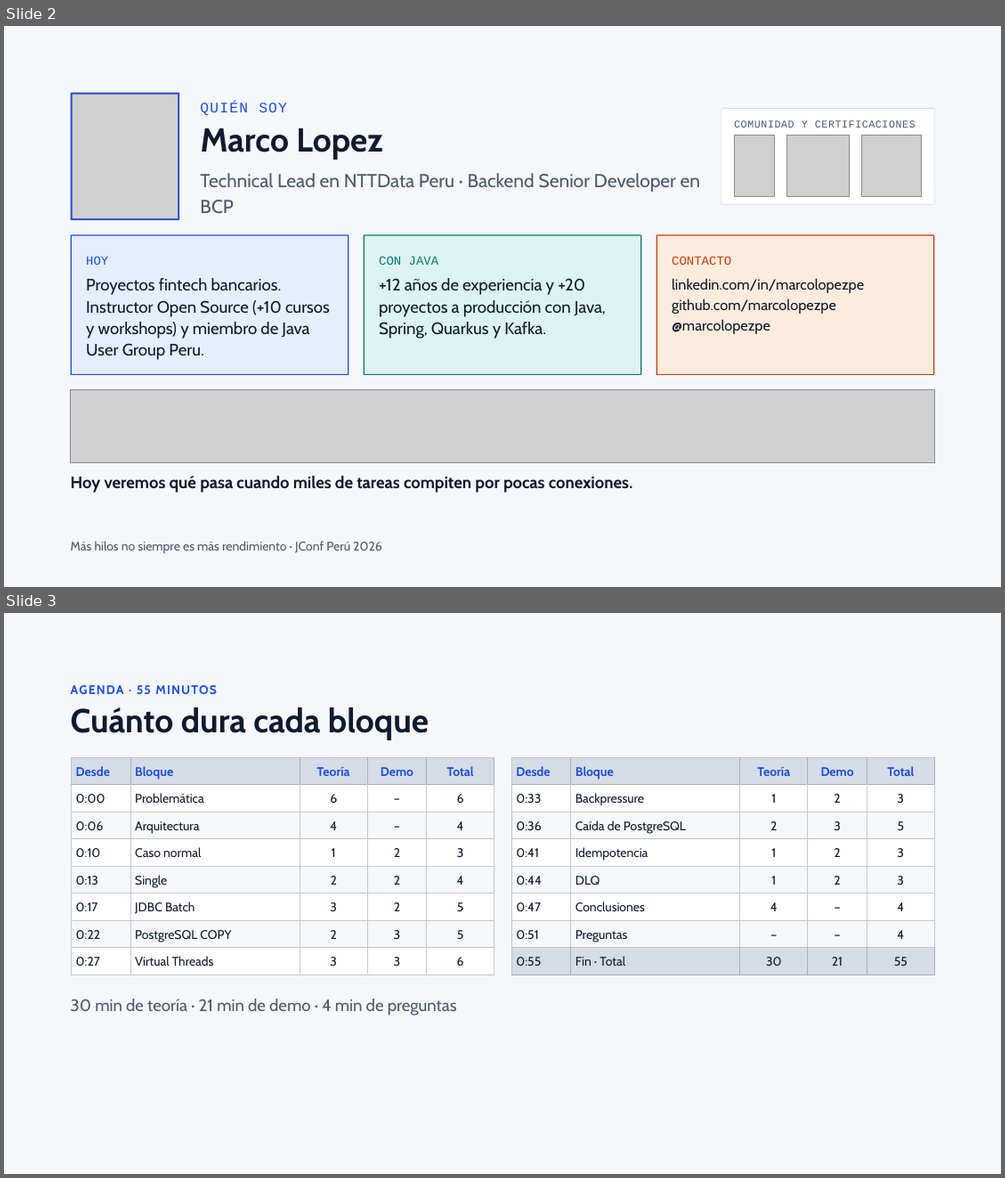
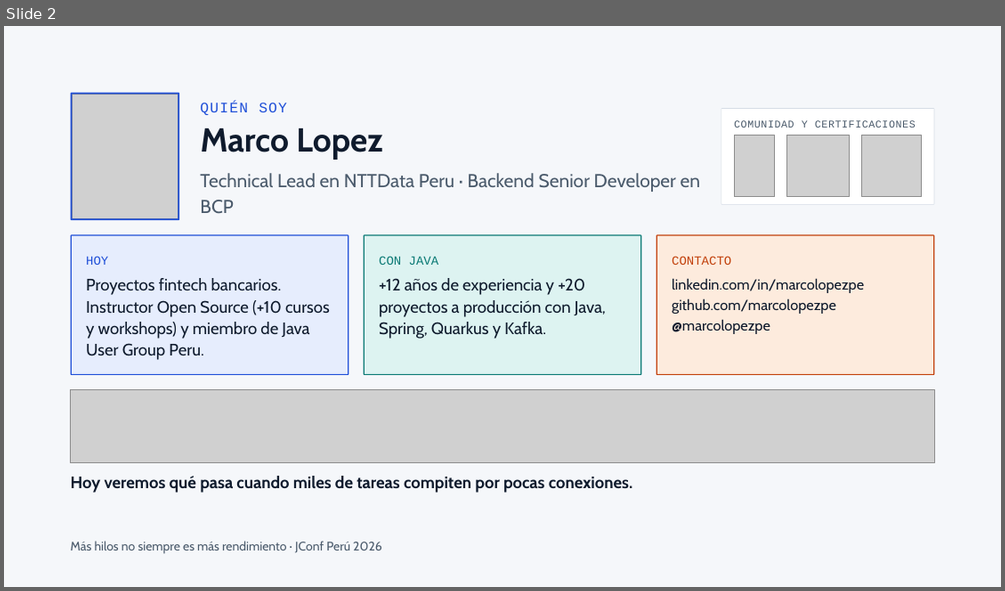
Before and after one commit to marcolopezpe/JConf2026, a slide deck: Más hilos no siempre es más rendimiento v1.pptx. Shown one above the other, each under a label of ours: slides 2 and 3 before the commit, slide 2 after it. The pictures are 1005x1178 and 1005x591 pixels, drawn with LibreOffice and Linux fonts; fonts in the diff are those of the drawing; grey boxes stand for pictures; background and template pictures are left out. Boxes give left, top, right and bottom in pixels: in the first picture for what was removed or moved away, otherwise in the second. Text is boxed around its words. In the diff, an @@ line names an element or a change of style, - is before the commit and + after.

```diff
--- a/Más hilos no siempre es más rendimiento v1.pptx
+++ b/Más hilos no siempre es más rendimiento v1.pptx
@@ slide 3 removed at (x1=4, y1=613, x2=1001, y2=1174), background picture (left out) @@
@@ text removed at (x1=71, y1=685, x2=217, y2=694) @@
-AGENDA · 55 MINUTOS
@@ title removed at (x1=71, y1=707, x2=429, y2=740) @@
-Cuánto dura cada bloque
@@ table removed at (x1=72, y1=757, x2=493, y2=975), 8 rows, 5 columns @@
-Desde | Bloque | Teoría | Demo | Total
-0:00 | Problemática | 6 | – | 6
-0:06 | Arquitectura | 4 | – | 4
-0:10 | Caso normal | 1 | 2 | 3
-0:13 | Single | 2 | 2 | 4
-0:17 | JDBC Batch | 3 | 2 | 5
-0:22 | PostgreSQL COPY | 2 | 3 | 5
-0:27 | Virtual Threads | 3 | 3 | 6
@@ table removed at (x1=512, y1=757, x2=933, y2=975), 8 rows, 5 columns @@
-Desde | Bloque | Teoría | Demo | Total
-0:33 | Backpressure | 1 | 2 | 3
-0:36 | Caída de PostgreSQL | 2 | 3 | 5
-0:41 | Idempotencia | 1 | 2 | 3
-0:44 | DLQ | 1 | 2 | 3
-0:47 | Conclusiones | 4 | – | 4
-0:51 | Preguntas | – | – | 4
-0:55 | Fin · Total | 30 | 21 | 55
@@ text removed at (x1=71, y1=998, x2=457, y2=1015) @@
-30 min de teoría · 21 min de demo · 4 min de preguntas
```
Also in this commit, not shown: 1 slide added.
